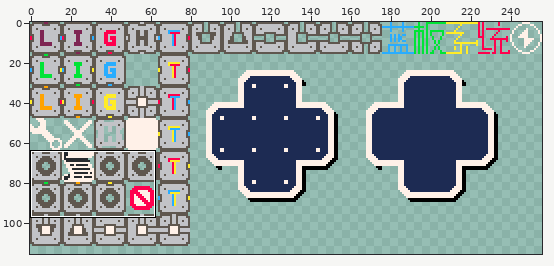
Pixel-art file -- assets/texture/element.aseprite. Above: a wide view before the commit, with the close-up outlined.
Close-up. Before the edit:
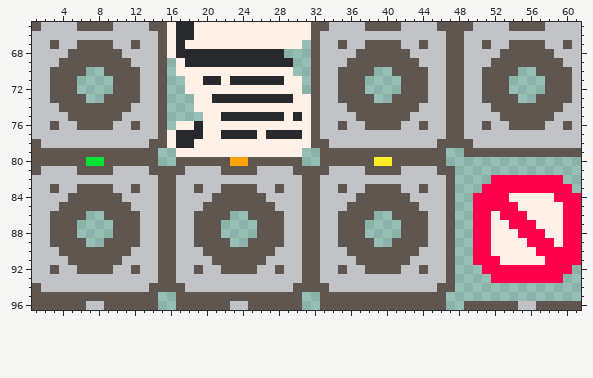
256x256 pixels, 1 frame. Shown: x 1..61, y 65..96. The wide view leaves out empty margins.
Now the later version:
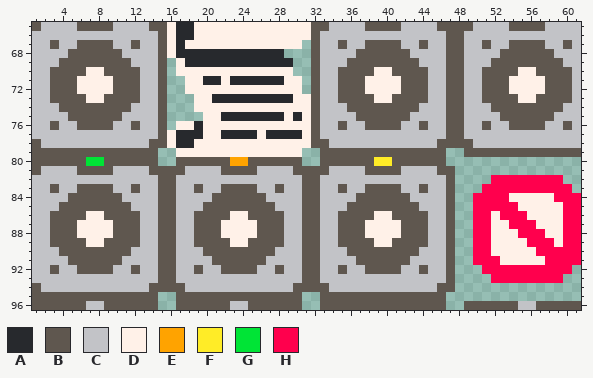
Palette (. is transparent): A #27292d  B #5f574f  C #c2c3c7  D #fff1e8  E #ffa300  F #ffec27  G #00e436  H #ff004d
Diff:
Layer "element":
The edit adds colour D in row 70 at x 7 to 8, 39 to 40 and 55 to 56; in rows 71 to 72 at x 6 to 9, 38 to 41 and 54 to 57; in row 73 at x 7 to 8, 39 to 40 and 55 to 56; in row 86 at x 7 to 8, 23 to 24 and 39 to 40; in rows 87 to 88 at x 6 to 9, 22 to 25 and 38 to 41; in row 89 at x 7 to 8, 23 to 24 and 39 to 40.
Where, in picture pixels (left, top, right, bottom), the same in both close-ups:
added: (77, 67, 113, 103)
added: (365, 67, 401, 103)
added: (509, 67, 545, 103)
added: (77, 211, 113, 247)
added: (221, 211, 257, 247)
added: (365, 211, 401, 247)
